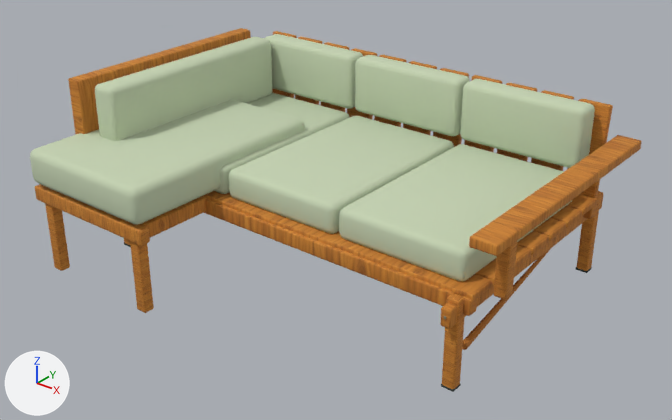
An edit to the glTF model public/models/furniture/patio-corner-sofa.glb, drawn before and after from the same camera.
Both versions are drawn from a camera (50 mm lens) standing at (2.41, -2.97, 2.17) and looking at (0.05, -0.02, 0.34). Every picture has the same lights, and +X, +Y and +Z are marked at lower left. The older version comes first.

The first picture shows 'patio-corner-sofa'.
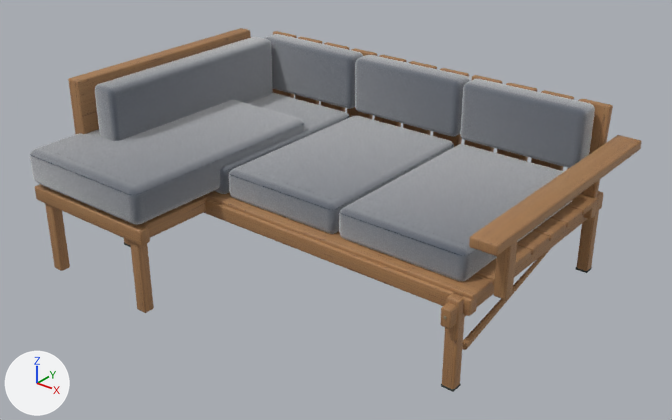
Edits to the scene script, one JSON object a line:
```json
{"op": "add", "block": "img_material_canvas_orm", "code": ["img_material_canvas_orm = load_image('material-canvas-orm', '_unpacked/material-canvas-orm', 1024, 1024, 'Non-Color')"]}
{"op": "add", "block": "img_material_canvas_normal", "code": ["img_material_canvas_normal = load_image('material-canvas-normal', '_unpacked/material-canvas-normal', 1024, 1024, 'Non-Color')"]}
{"op": "add", "block": "img_material_canvas_color", "code": ["img_material_canvas_color = load_image('material-canvas-color', '_unpacked/material-canvas-color', 1024, 1024, 'sRGB')"]}
{"op": "add", "block": "img_material_teak_normal", "code": ["img_material_teak_normal = load_image('material-teak-normal', '_unpacked/material-teak-normal', 1024, 1024, 'Non-Color')"]}
{"op": "add", "block": "img_material_teak_color", "code": ["img_material_teak_color = load_image('material-teak-color', '_unpacked/material-teak-color', 1024, 1024, 'sRGB')"]}
{"op": "add", "block": "img_material_teak_orm", "code": ["img_material_teak_orm = load_image('material-teak-orm', '_unpacked/material-teak-orm', 1024, 1024, 'Non-Color')"]}
{"block": "mat_wood_honey_textured", "change": "nodes: BsdfPrincipled, OutputMaterial, TexImage"}
{"block": "mat_wood_honey_textured", "change": "uses the picture img_handpainted_honey_oak"}
{"block": "mat_wood_honey_textured", "change": "nodes: BsdfPrincipled, Mix, NormalMap, OutputMaterial, SeparateColor, TexImage x3"}
{"block": "mat_wood_honey_textured", "change": "colours: white #ececec"}
{"block": "mat_wood_honey_textured", "change": "uses the picture img_material_teak_color"}
{"block": "mat_wood_honey_textured", "change": "uses the picture img_material_teak_normal"}
{"block": "mat_wood_honey_textured", "change": "uses the picture img_material_teak_orm"}
{"block": "mat_upholstery_textured", "change": "nodes: BsdfPrincipled, OutputMaterial"}
{"block": "mat_upholstery_textured", "change": "colours: pale green #c5d3b3"}
{"block": "mat_upholstery_textured", "change": "nodes: BsdfPrincipled, Mix, NormalMap, OutputMaterial, SeparateColor, TexImage x3"}
{"block": "mat_upholstery_textured", "change": "colours: dark blue #293f59"}
{"block": "mat_upholstery_textured", "change": "uses the picture img_material_canvas_color"}
{"block": "mat_upholstery_textured", "change": "uses the picture img_material_canvas_normal"}
{"block": "mat_upholstery_textured", "change": "uses the picture img_material_canvas_orm"}
```

Where the change shows, as pixel boxes (x1, y1, x2, y2) in the pictures (672 x 420 px):
```json
{"object": "patio-corner-sofa", "change": "surface changed", "before": [30, 28, 641, 391], "after": [30, 28, 641, 391], "on screen": "darker"}
```
